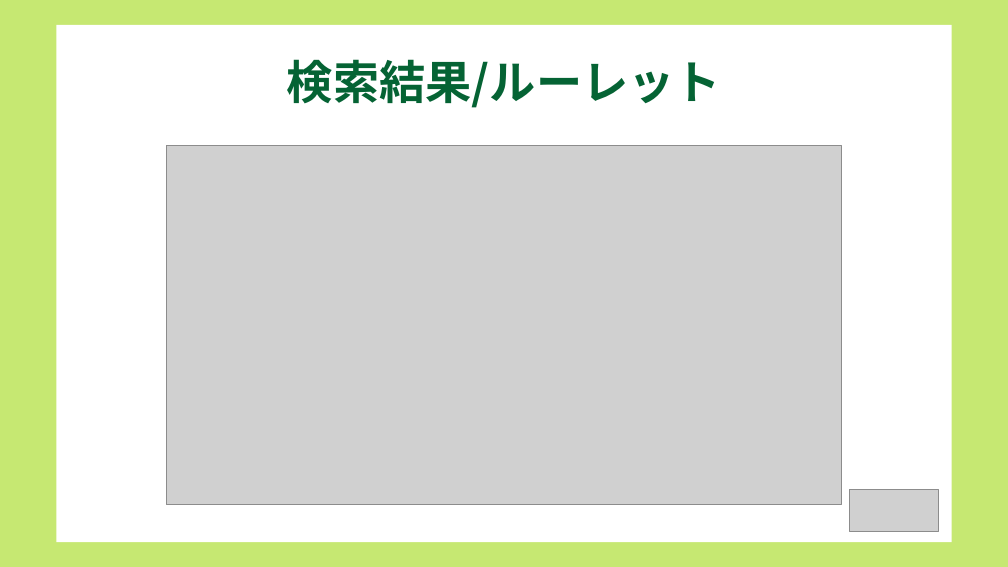
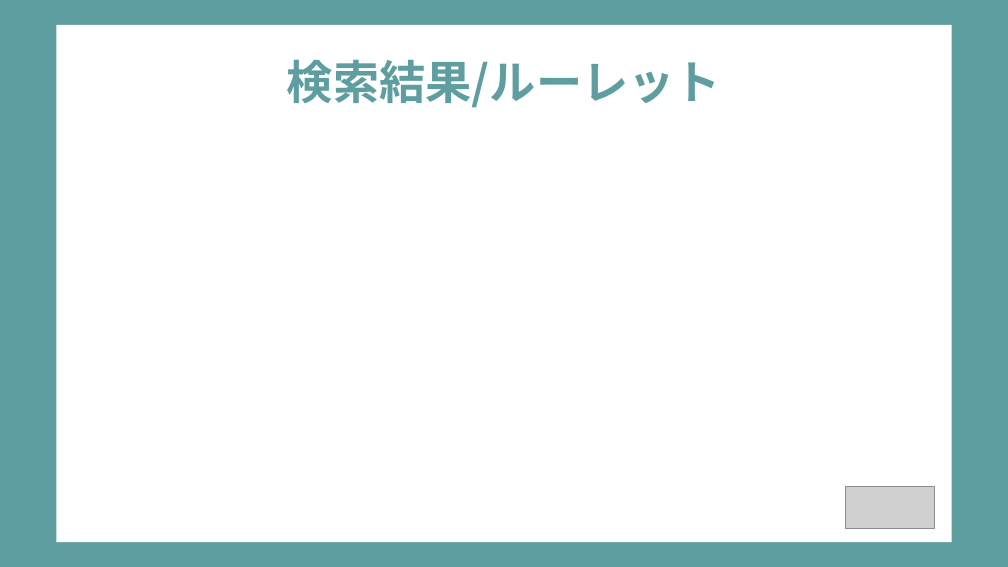
Before and after one commit to dojo2022/B-3, a slide deck: slide 11 of doc/B-3_配布資料/B3炙りえんがわ_成果発表会資料.pptx. Drawn at 1008x567 pixels with LibreOffice and Linux fonts; fonts in the diff are those of the drawing; grey boxes stand for pictures. Boxes give left, top, right and bottom in pixels: in the first picture for what was removed or moved away, otherwise in the second. Text is boxed around its words. In the diff, an @@ line names an element or a change of style, - is before the commit and + after.

```diff
--- a/doc/B-3_配布資料/B3炙りえんがわ_成果発表会資料.pptx
+++ b/doc/B-3_配布資料/B3炙りえんがわ_成果発表会資料.pptx
@@ background #C6E872 to #5F9EA0 @@
@@ title "検索結果/ルーレット" at (287, 60, 721, 108): text colour #056334 to #5F9EA0 @@
@@ picture removed at (166, 145, 842, 505) @@
@@ picture: place and size @@
-picture at (849, 489, 938, 531)
+picture at (845, 487, 935, 529)
```
Also in this commit, not shown: 19 other slides changed.
